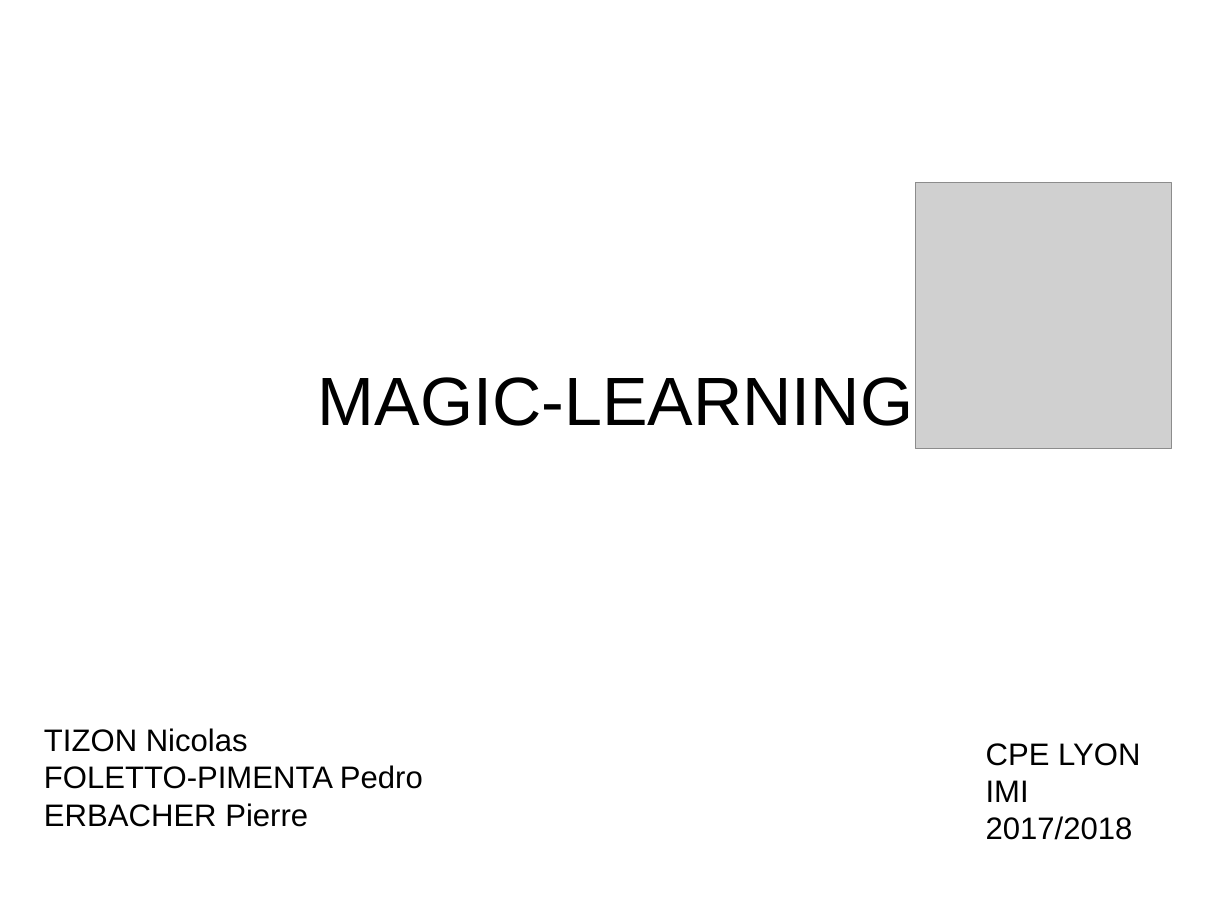
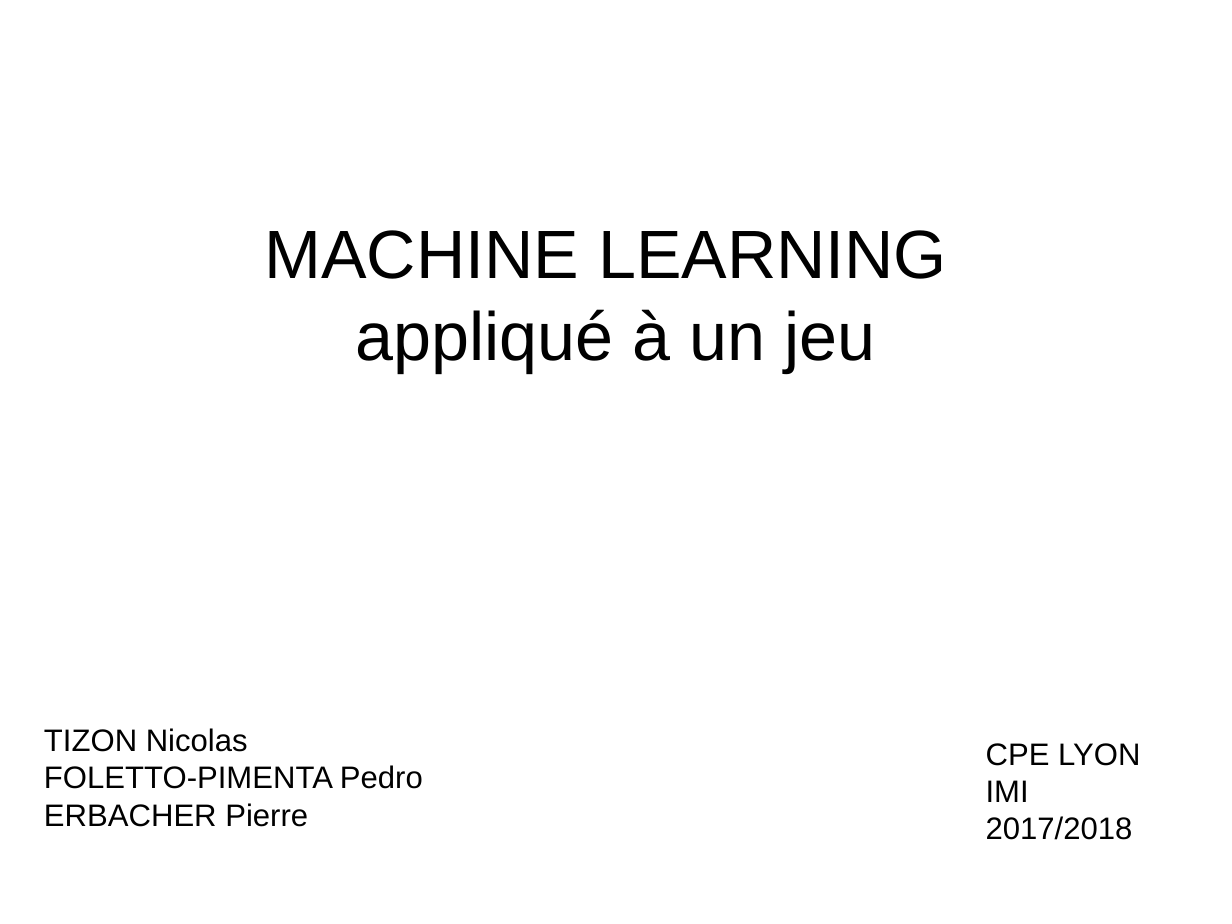
Before and after one commit to pfpimenta/projet_majeure, a slide deck: slide 1 of Presentation.odp. Drawn at 1232x924 pixels with LibreOffice and Linux fonts; fonts in the diff are those of the drawing; grey boxes stand for pictures. Boxes give left, top, right and bottom in pixels: in the first picture for what was removed or moved away, otherwise in the second. Text is boxed around its words. In the diff, an @@ line names an element or a change of style, - is before the commit and + after.

```diff
--- a/Presentation.odp
+++ b/Presentation.odp
@@ picture removed at box(916, 182, 1172, 449) @@
@@ title at box(265, 230, 947, 373): text changed @@
-MAGIC-LEARNING
+MACHINE LEARNING
+appliqué à un jeu
```
Also in this commit, not shown: 15 other slides changed, 1 slide added, 1 slide removed.
